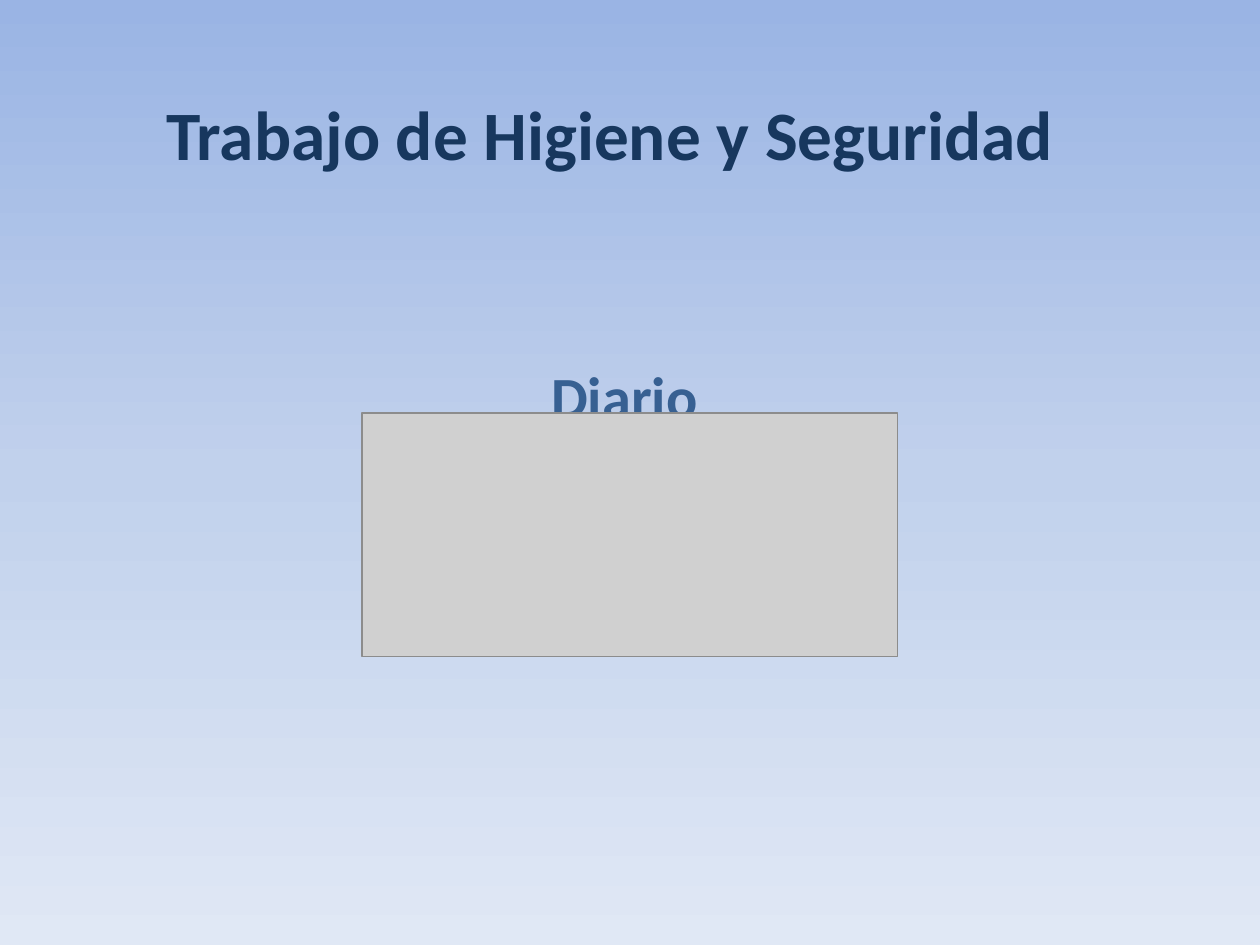
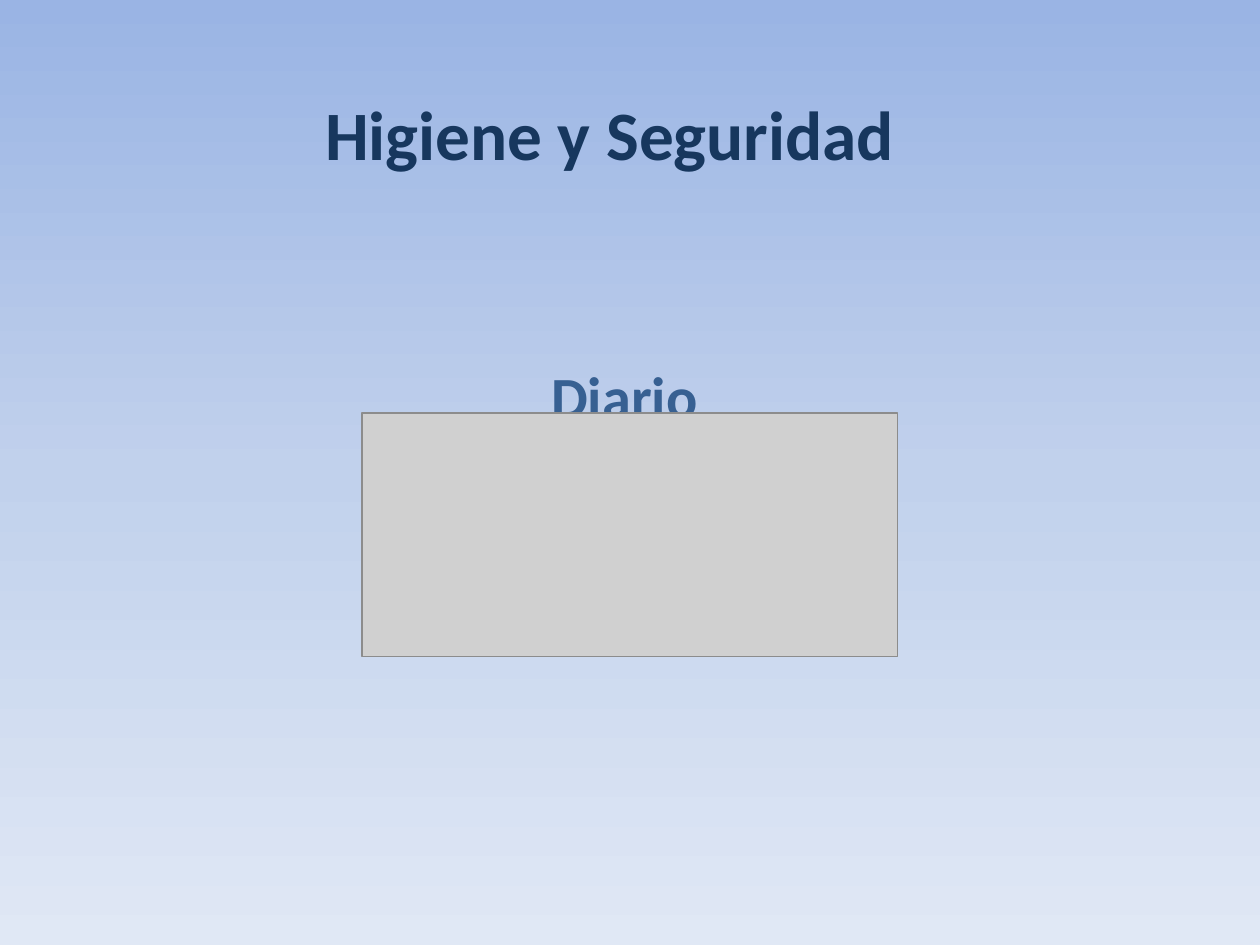
Before and after one commit to gabrielgag89/adm-recursos-2012, a slide deck: slide 1 of Seguridad-Higiene/Trabajo de Higiene y Seguridad.pptx. Drawn at 1260x945 pixels with LibreOffice and Linux fonts; fonts in the diff are those of the drawing; grey boxes stand for pictures. Boxes give left, top, right and bottom in pixels: in the first picture for what was removed or moved away, otherwise in the second. Text is boxed around its words. In the diff, an @@ line names an element or a change of style, - is before the commit and + after.

```diff
--- a/Seguridad-Higiene/Trabajo de Higiene y Seguridad.pptx
+++ b/Seguridad-Higiene/Trabajo de Higiene y Seguridad.pptx
@@ title at (x1=325, y1=111, x2=894, y2=172): text changed @@
-Trabajo de Higiene y Seguridad
+Higiene y Seguridad
```
Also in this commit, not shown: 3 other slides changed, 1 slide removed, 2 other files.
